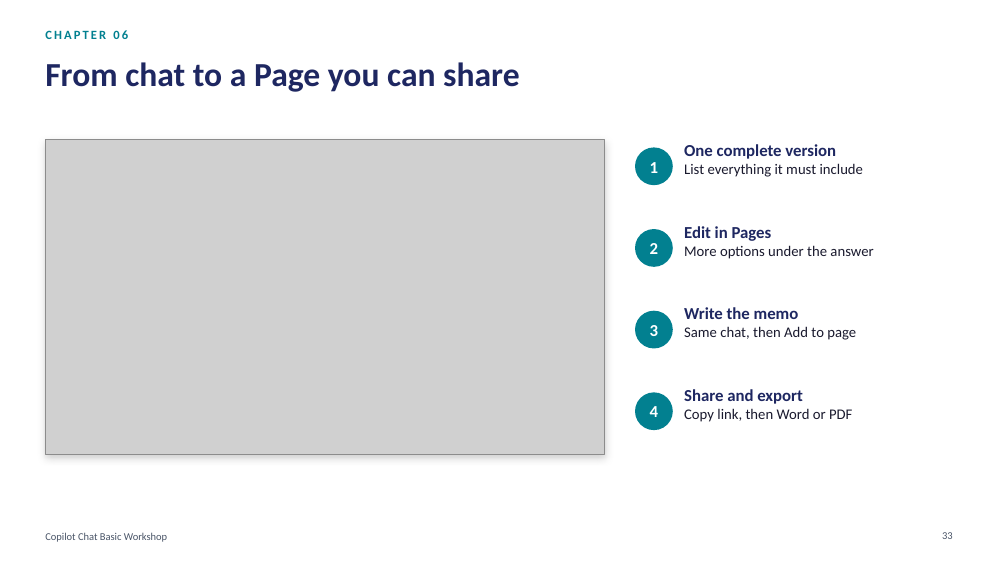
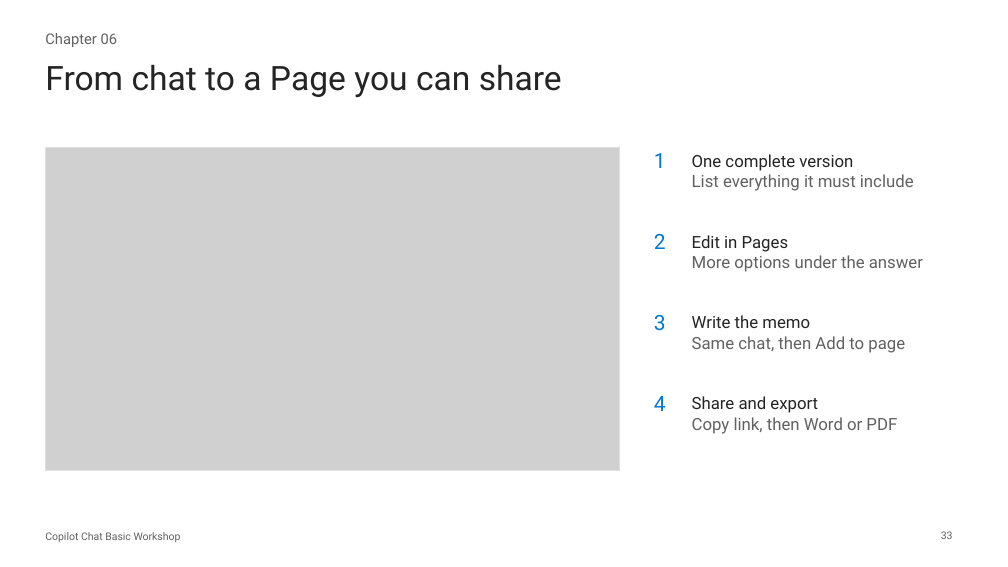
Before and after one commit to Asraf-JS/Copilot-Chat-Basic-Workshop, a slide deck: slide 33 of Copilot-Chat-Basic-Workshop-Deck.pptx. Drawn at 1008x567 pixels with LibreOffice and Linux fonts; fonts in the diff are those of the drawing; grey boxes stand for pictures. Boxes give left, top, right and bottom in pixels: in the first picture for what was removed or moved away, otherwise in the second. Text is boxed around its words. In the diff, an @@ line names an element or a change of style, - is before the commit and + after.

```diff
--- a/Copilot-Chat-Basic-Workshop-Deck.pptx
+++ b/Copilot-Chat-Basic-Workshop-Deck.pptx
@@ text at <box>45,33,118,47</box>: text changed; size 12 to 14 pt; font Calibri to Roboto; text colour #028090 to #616161; bold off @@
-CHAPTER 06
+Chapter 06
@@ title "From chat to a Page ..." at <box>45,64,562,97</box>: font Calibri to Roboto, text colour #1E2761 to #242424, bold off @@
@@ picture: place and size @@
-picture at <box>45,140,605,454</box>
+picture at <box>45,147,620,471</box>
@@ rectangle: place and size @@
-rectangle at <box>45,140,605,454</box>
+rectangle at <box>45,147,620,471</box>
@@ rectangle at <box>45,147,620,471</box>: fill #FFFFFF to none; outline #F1F4F7 1 pt to #E0E0E0 1 pt; shadow off @@
@@ ellipse removed at <box>635,147,673,185</box> @@
@@ size 16 to 20 pt, font Calibri to Roboto, text colour #FFFFFF to #0078D4, bold off; alignment centre to left; vertical alignment middle to top in 4 elements at <box>654,396,666,411</box>, <box>654,315,666,331</box>, <box>654,234,666,249</box>, <box>654,153,666,168</box> @@
@@ text "1": place and size @@
-text "1" at <box>650,162,658,173</box>
+text "1" at <box>654,153,666,168</box>
@@ text "One complete version": place and size @@
-text "One complete version" at <box>684,144,863,177</box>
+text "One complete version" at <box>692,154,914,191</box>
@@ text "One complete version" at <box>692,154,914,191</box>: font Calibri to Roboto; text colour #1E2761 to #242424, bold off in "One complete version"; size 14 to 16 pt, text colour #1A1A2E to #616161 in "List everything it must include" @@
@@ ellipse removed at <box>635,229,673,267</box> @@
@@ text "2": place and size @@
-text "2" at <box>650,243,658,254</box>
+text "2" at <box>654,234,666,249</box>
@@ text "Edit in Pages": place and size @@
-text "Edit in Pages" at <box>684,226,873,259</box>
+text "Edit in Pages" at <box>692,235,923,272</box>
@@ text "Edit in Pages" at <box>692,235,923,272</box>: font Calibri to Roboto; text colour #1E2761 to #242424, bold off in "Edit in Pages"; size 14 to 16 pt, text colour #1A1A2E to #616161 in "More options under the answer" @@
@@ ellipse removed at <box>635,311,673,349</box> @@
@@ text "3": place and size @@
-text "3" at <box>650,325,658,336</box>
+text "3" at <box>654,315,666,331</box>
@@ text "Write the memo": place and size @@
-text "Write the memo" at <box>684,307,856,340</box>
+text "Write the memo" at <box>692,315,905,353</box>
@@ text "Write the memo" at <box>692,315,905,353</box>: font Calibri to Roboto; text colour #1E2761 to #242424, bold off in "Write the memo"; size 14 to 16 pt, text colour #1A1A2E to #616161 in "Same chat, then Add to page" @@
@@ ellipse removed at <box>635,392,673,430</box> @@
@@ text "4": place and size @@
-text "4" at <box>650,406,658,417</box>
+text "4" at <box>654,396,666,411</box>
@@ text "Share and export": place and size @@
-text "Share and export" at <box>684,389,852,422</box>
+text "Share and export" at <box>692,396,897,434</box>
@@ text "Share and export" at <box>692,396,897,434</box>: font Calibri to Roboto; text colour #1E2761 to #242424, bold off in "Share and export"; size 14 to 16 pt, text colour #1A1A2E to #616161 in "Copy link, then Word or PDF" @@
@@ text "Copilot Chat Basic Workshop" at <box>45,532,181,542</box>: font Calibri to Roboto, text colour #4A5568 to #616161 @@
@@ page number at <box>941,531,953,539</box>: font Calibri to Roboto, text colour #4A5568 to #616161 @@
```
Also in this commit, not shown: 49 other slides changed, 2 other files.
